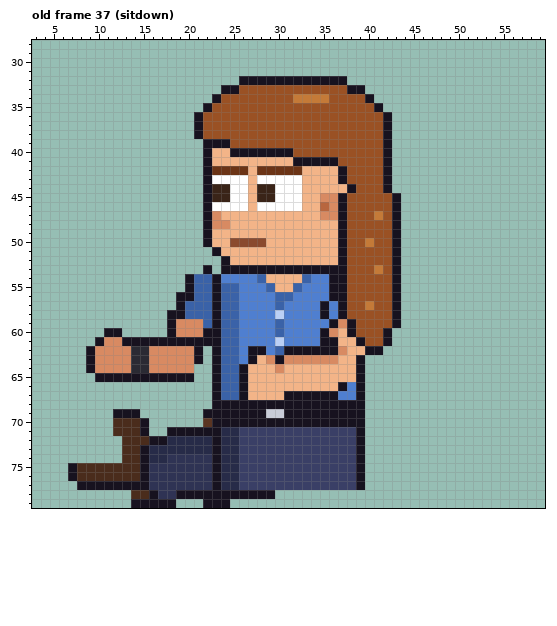
Edited in one commit: pixel-art file (sprites/custom/custom_intern_long_left_anim.aseprite). Above: the version before the commit.
64x80 pixels, 85 frames. Colours within 5 levels of each other are drawn and written as one. Shown: old frame 37 (sitdown): x 3..59, y 28..79. The commit also changed other frames, which this record leaves out.
After the commit:
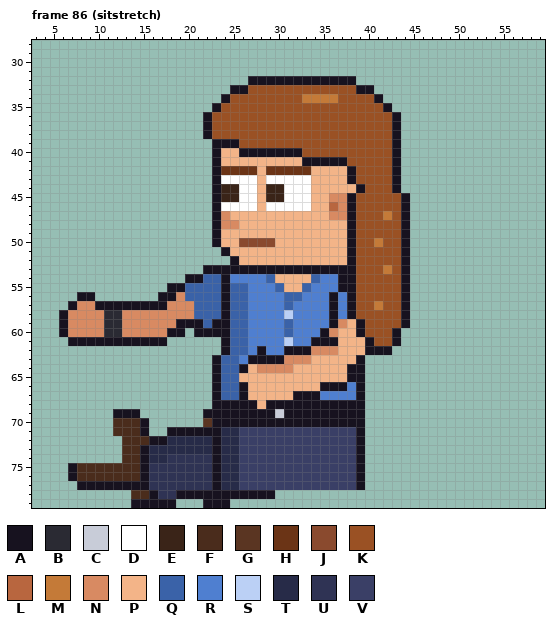
Palette (. is transparent): A #17121f  B #2a2a33  C #c8ccd8  D #ffffff  E #3a2418  F #4a2c1c  G #5a3522  H #6b3416  J #8a4a2e  K #9a5124  L #b8663f  M #c47a38  N #d88a62  P #f3b488  Q #3a62a8  R #4f7fd0  S #bbd0f5  T #272b48  U #2f3354  V #3a3f66
A new or re-ordered frame is compared with the old frame closest to it.
Diff:
frames 85 -> 123
Frame 86 (sitstretch) is new; against old frame 37 (sitdown):
y 32: x 26 A -> .; x 38 . -> A
y 33: x 24 A -> .; x 26 K -> A; x 38 A -> K; x 40 . -> A
y 34: x 23..24 AK -> .A; x 32 M -> K; x 36 K -> M; x 40..41 A. -> KA
y 35: x 22..23 AK -> .A; x 41..42 A. -> KA
y 36..38: x 21..22 AK -> .A; x 42..43 A. -> KA
y 39: x 22 A -> .; x 25 K -> A; x 42..43 A. -> KA
y 40: x 22..23 AP -> .A; x 25 A -> P; x 32 K -> A; x 42..43 A. -> KA
y 41: x 22..23 AP -> .A; x 32 A -> P; x 37 K -> A; x 42..43 A. -> KA
y 42: x 22..23 AH -> .A; x 27..28 PH -> HP; x 33 P -> H; x 37..38 AK -> PA; x 42..43 A. -> KA
y 43: x 22..23 AD -> .A; x 27..28 PD -> DP; x 33 P -> D; x 37..38 AK -> PA; x 42..43 A. -> KA
y 44: x 22..23 AE -> .A; x 25 D -> E; x 27..28 PE -> DP; x 30 D -> E; x 33 P -> D; x 38..39 AK -> PA; x 42..43 A. -> KA
y 45: x 22..23 AE -> .A; x 25 D -> E; x 27..28 PE -> DP; x 30 D -> E; x 33 P -> D; x 35 N -> P; x 37..38 AK -> NA; x 43..44 A. -> KA
y 46: x 22..23 AD -> .A; x 27..28 PD -> DP; x 33 P -> D; x 35..38 LNAK -> PLNA; x 43..44 A. -> KA
y 47: x 22..24 ANP -> .AN; x 35 N -> P; x 37..38 AK -> NA; x 41..44 MKA. -> KMKA
y 48: x 22..23 AN -> .A; x 25 P -> N; x 37..38 AK -> PA; x 43..44 A. -> KA
y 49: x 22..23 AP -> .A; x 37..38 AK -> PA; x 43..44 A. -> KA
y 50: x 22..23 AP -> .A; x 25 J -> P; x 29 P -> J; x 37..38 AK -> PA; x 40..41 MK -> KM; x 43..44 A. -> KA
y 51: x 23..24 AP -> .A; x 37..38 AK -> PA; x 43..44 A. -> KA
y 52: x 24..25 AP -> .A; x 37..38 AK -> PA; x 43..44 A. -> KA
y 53: x 23 . -> A; x 38 K -> A; x 41..44 MKA. -> KMKA
y 54: x 21 Q -> A; x 23..24 AR -> QA; x 28..29 QP -> RQ; x 33..34 QR -> PQ; x 36 A -> R; x 38 K -> A; x 43..44 A. -> KA
y 55: x 18..20 ..A -> AAQ; x 23..24 AQ -> QA; x 26 R -> Q; x 29..30 QP -> RQ; x 32..33 QR -> PQ; x 36 A -> R; x 38 K -> A; x 43..44 A. -> KA
y 56: x 8..9 .. -> AA; x 17..20 ..AA -> AANQ; x 23..24 AQ -> QA; x 26 R -> Q; x 30 Q -> R; x 32 R -> Q; x 37..38 AK -> RA; x 43..44 A. -> KA
y 57: x 7..20 ............AQ -> ANNAAAAAAAANNN; x 23..24 AQ -> QA; x 26 R -> Q; x 30..31 QR -> RQ; x 35..38 ARAK -> RARA; x 40..41 MK -> KM; x 43..44 A. -> KA
y 58: x 6..20 ............AAQ -> ANNNNBBNNNNNNNN; x 23..24 AQ -> QA; x 26 R -> Q; x 30..31 SR -> RS; x 35..38 ARAK -> RARA; x 43..44 A. -> KA
y 59: x 6..21 ............ANNN -> ANNNNBBNNNNNNAAA; x 24 Q -> A; x 26 R -> Q; x 30..31 QR -> RQ; x 38..39 AK -> PA; x 43..44 A. -> KA
y 60: x 6..17 .....AA..... -> ANNNNBBNNNNN; x 19..21 NNN -> A.A; x 24 Q -> A; x 26 R -> Q; x 30..31 QR -> RQ; x 38..39 AK -> PA; x 42..43 A. -> KA
y 61: x 7..9 ... -> AAA; x 11..12 NN -> AA; x 18..24 AAAAAAQ -> ......A; x 26 R -> Q; x 30..31 SR -> RS; x 34 R -> A; x 39..40 AK -> PA; x 42..43 A. -> KA
y 62: x 9..21 ANNNNBBNNNNNA -> .............; x 23..24 AQ -> .A; x 26..27 RA -> QR; x 30 Q -> R; x 34..37 AAAN -> NNNP; x 42 . -> A
y 63: x 9..21 ANNNNBBNNNNNA -> .............; x 28..29 PN -> AA; x 34..36 NNN -> PPP
y 64: x 9..20 ANNNNBBNNNNN -> ............; x 28..29 PP -> NN; x 31 P -> N; x 38 P -> A
y 65: x 10..20 AAAAAAAAAAA -> ...........; x 26 A -> P; x 38 P -> A
y 66: x 35..36 PP -> AA
y 67: x 31 A -> P; x 35..36 AA -> RR
y 68: x 28 A -> P
y 69: x 29 C -> A
